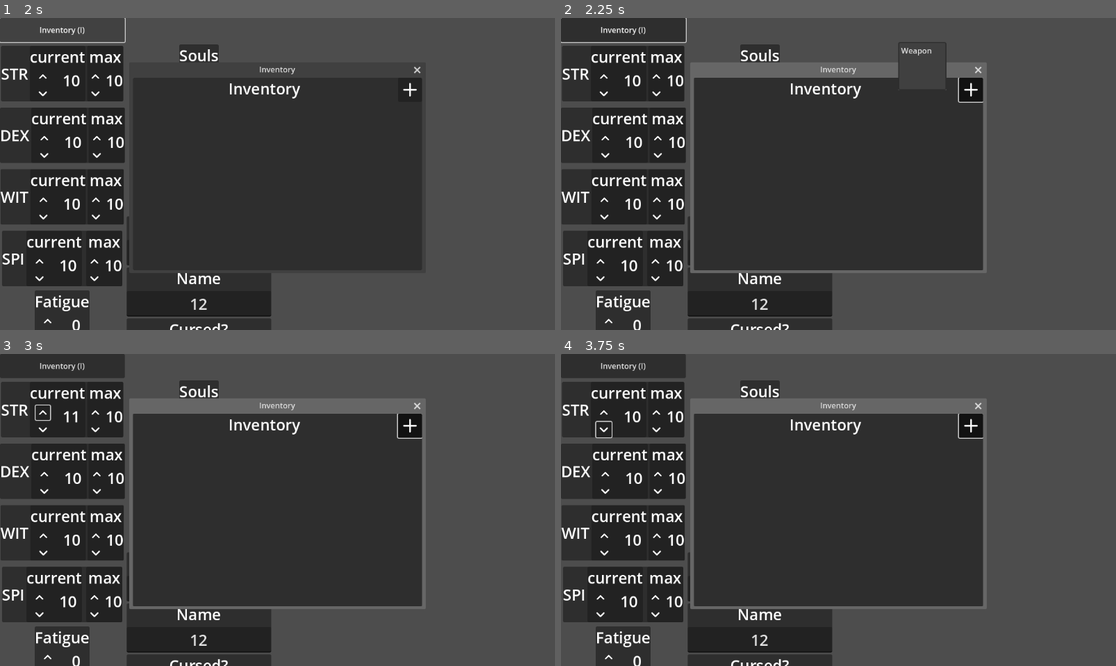
Above: before the commit, frames 1-4 (two rows, left to right).
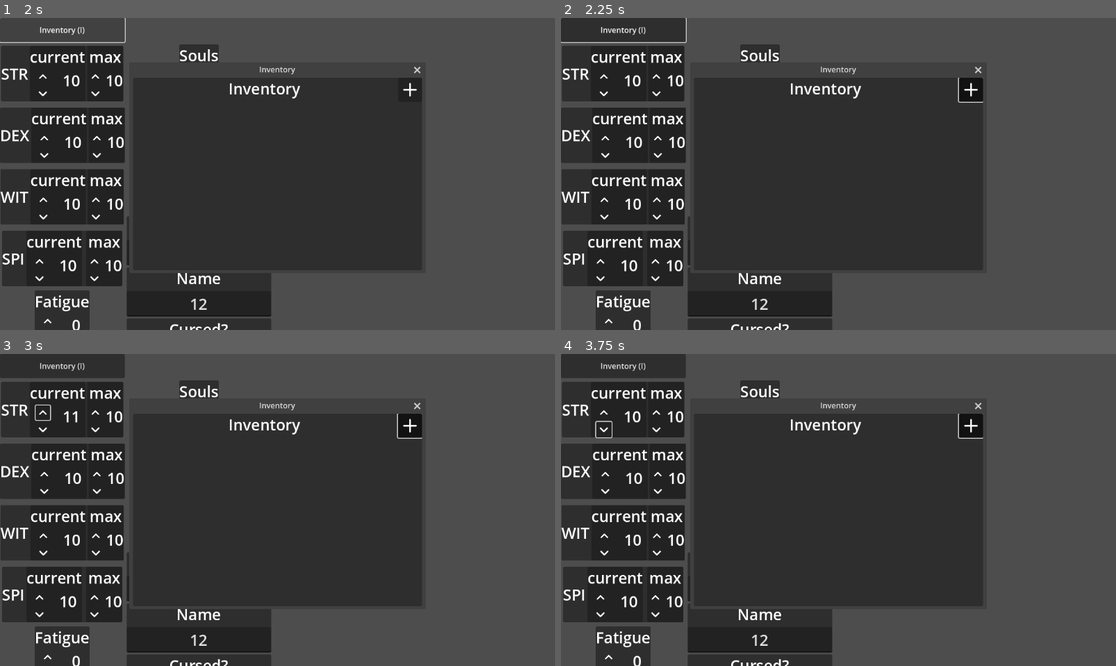
Above: after the commit, the same moments.

Repository: beardy-dev/advent-of-game-dev-2025
Game: Godot game, scene res://main.tscn
The game is run twice, just before and just after one commit, with the same random seed, the same clock (stepped at 60 frames per second) and the same inputs.
Inputs (mouse positions are in pixels of both pictures, inside the frame that each line leads up to):
- Up to frame 1 (2 s): click (199, 305) at 0.52 s; type "12" at 0.6 s; click "Inventory (I)" at 1.25 s
- Up to frame 2 (2.25 s): click (971, 89) at 2 s
- Up to frame 3 (3 s): click (44, 413) at 2.77 s
- Up to frame 4 (3.75 s): click (605, 428) at 3.52 s

Frame 1 is identical in both runs. In frame 2, 3.5% of the frame differs, in the area x 23-77%, y 7-82%; in frame 3, 3.8%, in the area x 23-77%, y 14-82%; in frame 4, 3.8%.
Error after the commit: Attempt to call function 'instantiate' in base 'null instance' on a null instance. (res://components/InventoryComponent/script_InventoryComponent.gd:33)

Commit message:
modified inventory component, added ability to delete inventory

Diff:
--- a/components/InventoryComponent/InventoryComponent.tscn
+++ b/components/InventoryComponent/InventoryComponent.tscn
@@ -25,17 +25,6 @@
 layout_mode = 2
 alignment = 1
 
-[node name="ItemTypePopUpMenu" type="PopupMenu" parent="PanelContainer/VBoxContainer/HeaderContainer"]
-title = "Item Types"
-position = Vector2i(700, 50)
-always_on_top = true
-extend_to_title = true
-keep_title_visible = true
-allow_search = false
-item_count = 1
-item_0/text = "Weapon"
-item_0/id = 0
-
 [node name="Title" type="Label" parent="PanelContainer/VBoxContainer/HeaderContainer"]
 layout_mode = 2
 size_flags_horizontal = 3
--- a/components/InventoryComponent/ItemComponents/WeaponItemComponent/WeaponItemComponent.tscn
+++ /dev/null
@@ -1,44 +0,0 @@
-[gd_scene load_steps=3 format=3 uid="uid://b22haw1i81yue"]
-
-[ext_resource type="PackedScene" uid="uid://yi7uyitodo6e" path="res://components/OptionPicker/OptionPicker.tscn" id="1_0xhmg"]
-[ext_resource type="PackedScene" uid="uid://jgpicb83tm8y" path="res://components/LabeledTextField/LabeledTextField.tscn" id="2_gka02"]
-
-[node name="WeaponItemComponent" type="PanelContainer"]
-custom_minimum_size = Vector2(350, 50)
-size_flags_horizontal = 3
-
-[node name="HBoxContainer" type="HBoxContainer" parent="."]
-layout_mode = 2
-
-[node name="Weapon" parent="HBoxContainer" instance=ExtResource("2_gka02")]
-custom_minimum_size = Vector2(150, 50)
-layout_mode = 2
-size_flags_horizontal = 4
-size_flags_vertical = 4
-titleText = "Weapon"
-textSize = 24
-
-[node name="Damage" parent="HBoxContainer" instance=ExtResource("2_gka02")]
-custom_minimum_size = Vector2(150, 50)
-layout_mode = 2
-size_flags_horizontal = 4
-size_flags_vertical = 4
-titleText = "Damage"
-textSize = 24
-
-[node name="Burden" parent="HBoxContainer" instance=ExtResource("1_0xhmg")]
-custom_minimum_size = Vector2(150, 50)
-layout_mode = 2
-size_flags_horizontal = 4
-size_flags_vertical = 4
-titleText = "Burden"
-options = ["small", "normal", "bulky"]
-textSize = 24
-
-[node name="Notes" parent="HBoxContainer" instance=ExtResource("2_gka02")]
-custom_minimum_size = Vector2(150, 50)
-layout_mode = 2
-size_flags_horizontal = 3
-size_flags_vertical = 4
-titleText = "Notes"
-textSize = 24
--- a/components/InventoryComponent/script_InventoryComponent.gd
+++ b/components/InventoryComponent/script_InventoryComponent.gd
@@ -4,13 +4,11 @@
 var id: int
 
 @onready var addItemButton: Button = $PanelContainer/VBoxContainer/HeaderContainer/AddItemButton
-@onready var itemPopUpMenu: PopupMenu = $PanelContainer/VBoxContainer/HeaderContainer/ItemTypePopUpMenu
 @onready var inventory: VBoxContainer = $PanelContainer/VBoxContainer/InventoryScrollContainer/InventoryContainer
 
 # Called when the node enters the scene tree for the first time.
 func _ready():
 	addItemButton.button_up.connect(_on_add_item_button_press.bind())
-	itemPopUpMenu.index_pressed.connect(_on_item_menu_index_pressed.bind())
 	close_requested.connect(_on_close_requested)
 
 func _input(event: InputEvent):
@@ -31,9 +29,5 @@
 	hide_window()
 
 func _on_add_item_button_press():
-	itemPopUpMenu.show()
-
-func _on_item_menu_index_pressed(index: int):
-	if index == 0:
-		var weaponItemScene = load("res://components/InventoryComponent/ItemComponents/WeaponItemComponent/WeaponItemComponent.tscn")
-		inventory.add_child(weaponItemScene.instantiate())
+	var genericItemScene = load("res://components/InventoryComponent/ItemComponents/GenericItemComponent/GenericItemComponent.tscn")
+	inventory.add_child(genericItemScene.instantiate())
--- a/components/LabeledTextField/LabeledTextField.tscn
+++ b/components/LabeledTextField/LabeledTextField.tscn
@@ -13,7 +13,7 @@
 layout_mode = 2
 size_flags_vertical = 0
 theme_override_font_sizes/font_size = 32
-text = "Name"
+text = "Label Text"
 horizontal_alignment = 1
 vertical_alignment = 1
 
@@ -21,7 +21,6 @@
 layout_mode = 2
 size_flags_vertical = 8
 theme_override_font_sizes/font_size = 32
-text = "Toke The Warrior"
+placeholder_text = "Text goes here"
 alignment = 1
-max_length = 20
 expand_to_text_length = true
Not shown: 1 places in components/LabeledTextField/LabeledTextField.tscn that only renumber resources
